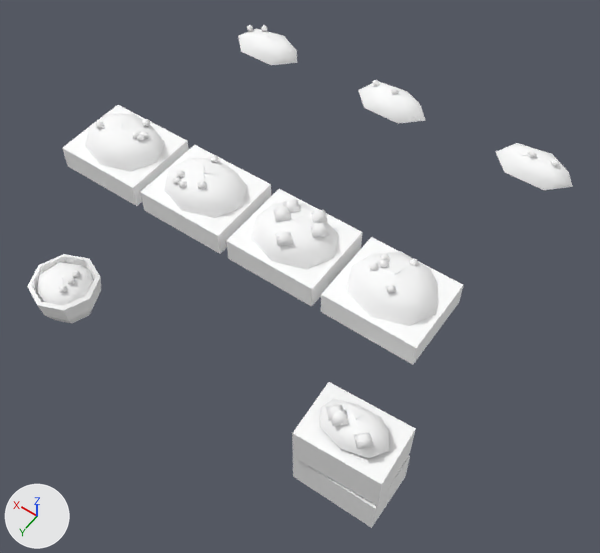
An edit to the glTF model games/yorimichi/assets/belmonte/meshes/SM_BM_BP_StallGoods_G.glb, drawn before and after from the same camera.
Both versions are drawn from a 50 mm camera at (-2.14, 3.19, 4.64) aimed at (-0.21, 0.49, 0.4). Arrows for +X, +Y and +Z are at lower left; the lights stay in place. The older version comes first. Vertices at exactly the same position are counted once.

Objects in the first picture: 'SM_BM_BP_StallGoods_G'.
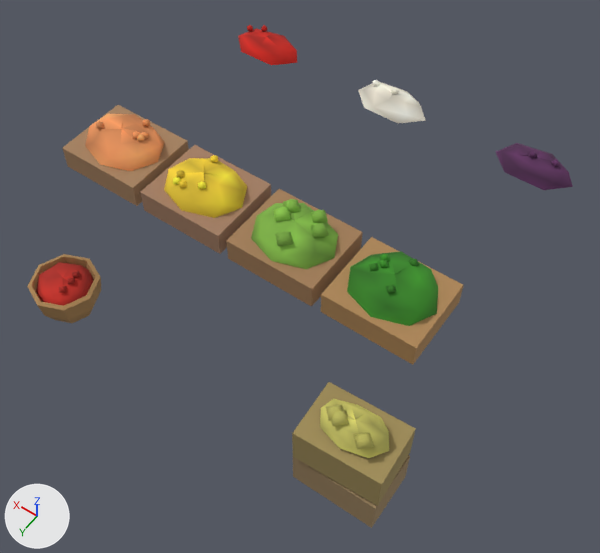
Changed parts and their boxes (x1, y1, x2, y2) in the pictures (600 x 553 px):
part 1 of me_sm_bp_stallgoods_g, recoloured: (164, 82, 421, 458) in both
part 2 of me_sm_bp_stallgoods_g, recoloured (white to green): (251, 144, 573, 326) in both
part 3 of me_sm_bp_stallgoods_g, recoloured: (36, 25, 571, 306) in both
part 4 of me_sm_bp_stallgoods_g, recoloured (white to brown): (27, 105, 463, 528) in both
part 5 of me_sm_bp_stallgoods_g, recoloured: (85, 80, 426, 171) in both

Patch to the scene script:
```diff
--- a/games/yorimichi/assets/belmonte/meshes/SM_BM_BP_StallGoods_G.glb.py
+++ b/games/yorimichi/assets/belmonte/meshes/SM_BM_BP_StallGoods_G.glb.py
@@ me_sm_bp_stallgoods_g @@
 me_sm_bp_stallgoods_g.from_pydata(...)  # 540 vertices, 770 faces; spans x -1.44..1.38, y -1.06..1.59, z 0.0..1.26
 # used by ob_sm_bm_bp_stallgoods_g; location = (0.0, 0.0, 0.0)
+# me_sm_bp_stallgoods_g part 1: 183 faces centred in x -1.34..0.56, y -1.05..1.42, z 0.62..1.2 are repainted in the vertex colours; the middle colour goes from white #ffffff to yellow #d4c852
+# me_sm_bp_stallgoods_g part 2: 197 faces centred in x -1.33..-0.1, y -1.0..0.9, z 0.76..1.22 are repainted in the vertex colours; the middle colour goes from white #ffffff to green #5d943c
+# me_sm_bp_stallgoods_g part 3: 149 faces centred in x -1.31..1.32, y -1.06..1.52, z 0.22..0.85 are repainted in the vertex colours; the middle colour goes from white #ffffff to red #ae241b
+# me_sm_bp_stallgoods_g part 4: 134 faces centred in x -1.43..1.31, y 0.45..1.56, z 0.04..1.18 are repainted in the vertex colours; the middle colour goes from white #ffffff to brown #a88252
+# me_sm_bp_stallgoods_g part 5: 107 faces centred in x -0.22..1.21, y -1.0..0.89, z 0.76..1.2 are repainted in the vertex colours; the middle colour goes from white #ffffff to orange #f69e61
 me_sm_bp_stallgoods_g.materials.append(mat_bm_000_m_wood_026)
```
